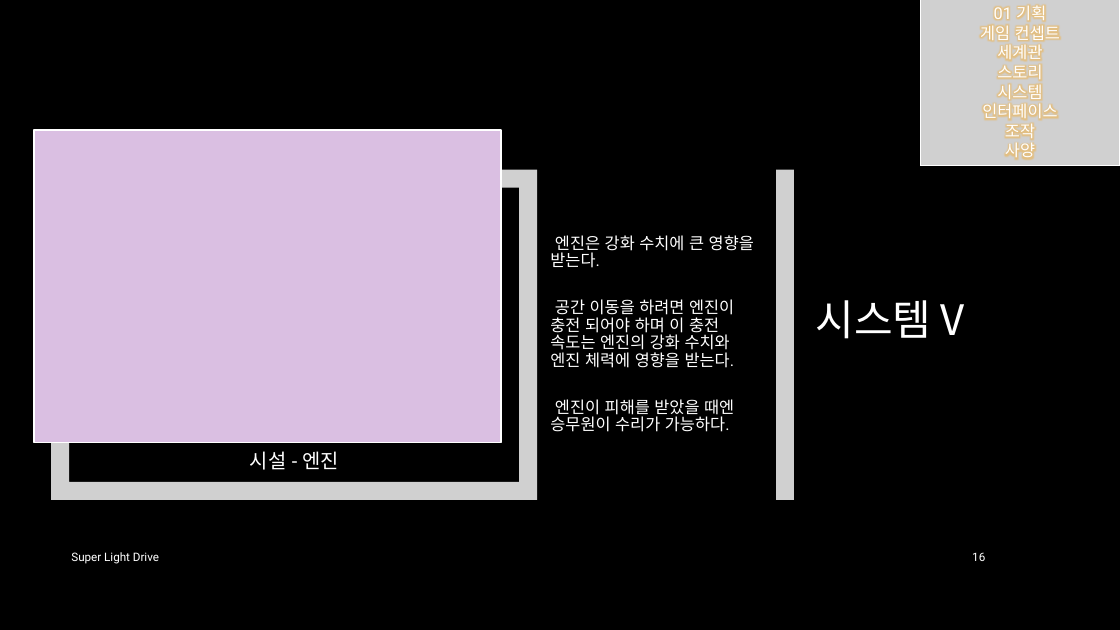
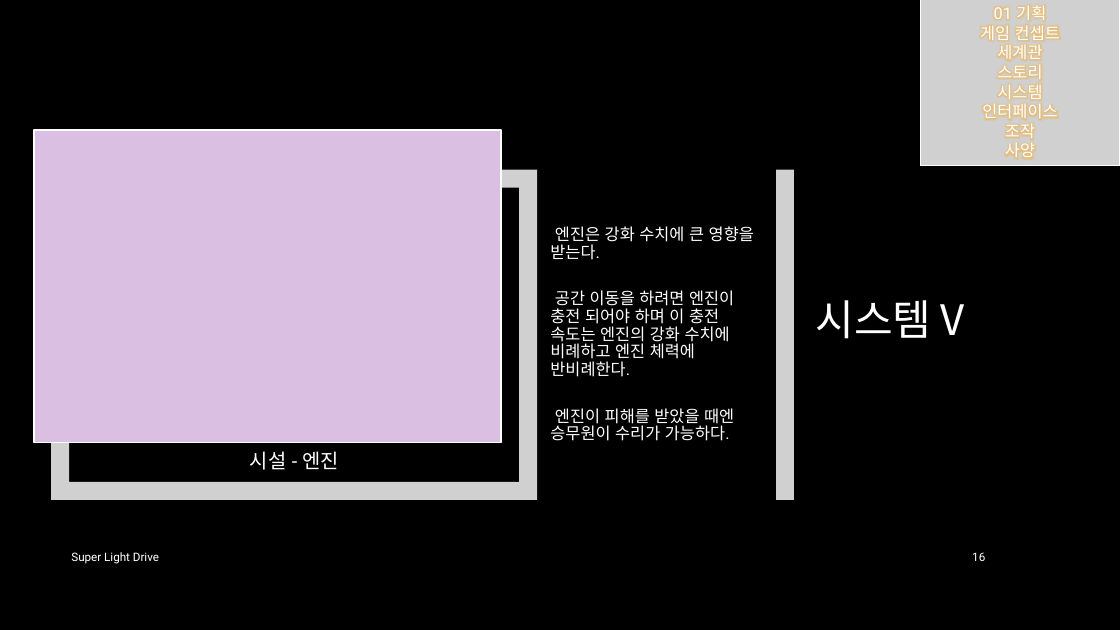
Before and after one commit to iconstudio/2017-Platformer, a slide deck: slide 16 of slides/SuperLightDrive_20171228.pptx. Drawn at 1120x630 pixels with LibreOffice and Linux fonts; fonts in the diff are those of the drawing; grey boxes stand for pictures; background and template pictures are left out. Boxes give left, top, right and bottom in pixels: in the first picture for what was removed or moved away, otherwise in the second. Text is boxed around its words. In the diff, an @@ line names an element or a change of style, - is before the commit and + after.

```diff
--- a/slides/SuperLightDrive_20171228.pptx
+++ b/slides/SuperLightDrive_20171228.pptx
@@ text at [550, 290, 734, 377]: text changed @@
-공간 이동을 하려면 엔진이 충전 되어야 하며 이 충전 속도는 엔진의 강화 수치와 엔진 체력에 영향을 받는다.
+공간 이동을 하려면 엔진이 충전 되어야 하며 이 충전 속도는 엔진의 강화 수치에 비례하고 엔진 체력에 반비례한다.
```
Also in this commit, not shown: 7 other slides changed, 16 other files.
